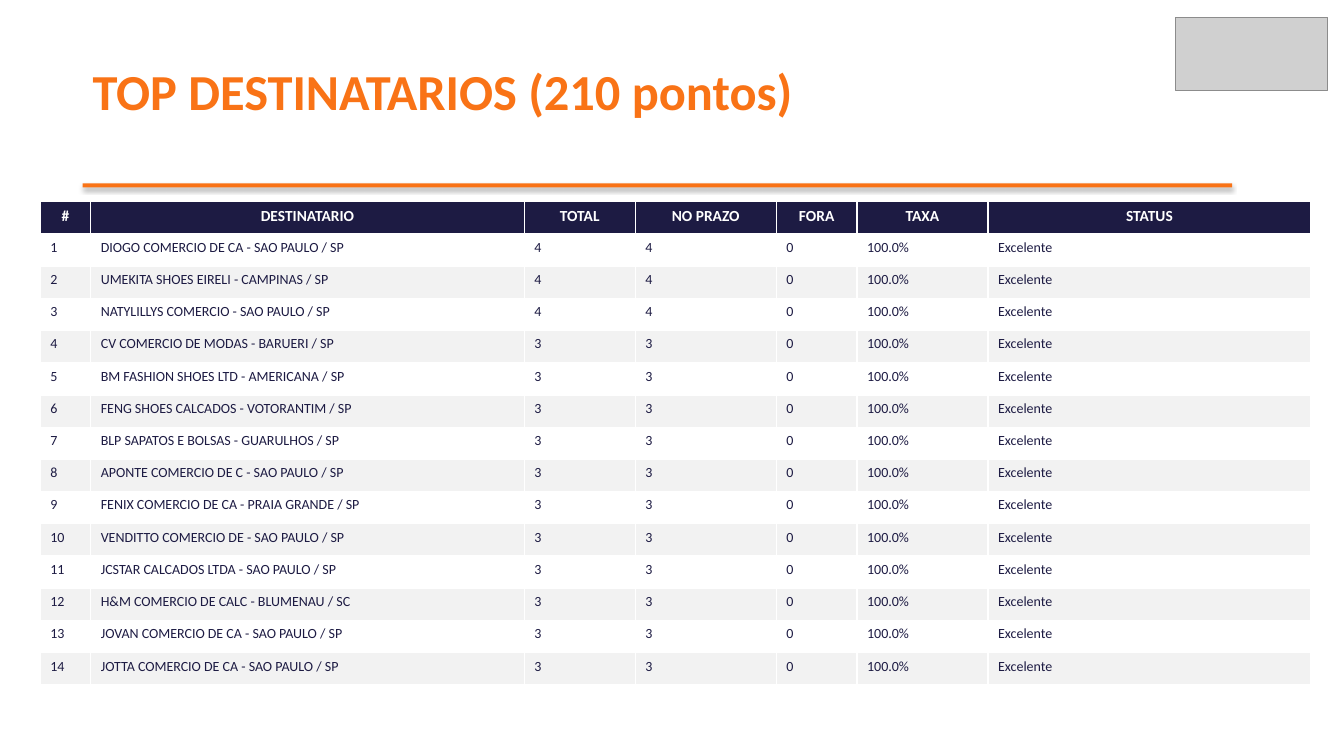
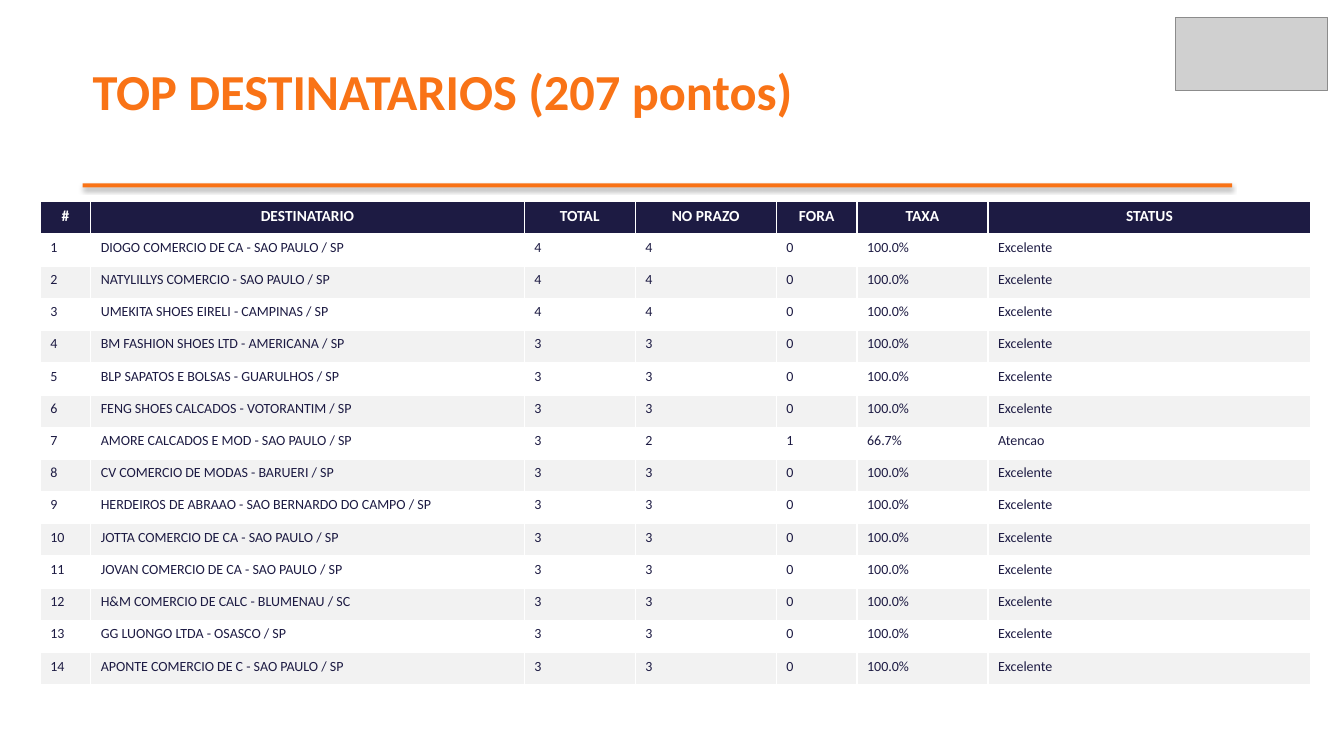
Before and after one commit to brendaelicia-sketch/PortoEX, a slide deck: slide 6 of SKO_COMERCIO_IMPORTACAO_E_EXP.pptx. Drawn at 1344x756 pixels with LibreOffice and Linux fonts; fonts in the diff are those of the drawing; grey boxes stand for pictures. Boxes give left, top, right and bottom in pixels: in the first picture for what was removed or moved away, otherwise in the second. Text is boxed around its words. In the diff, an @@ line names an element or a change of style, - is before the commit and + after.

```diff
--- a/SKO_COMERCIO_IMPORTACAO_E_EXP.pptx
+++ b/SKO_COMERCIO_IMPORTACAO_E_EXP.pptx
@@ text at (93,72,793,118): text changed @@
-TOP DESTINATARIOS (210 pontos)
+TOP DESTINATARIOS (207 pontos)
@@ table at (40,202,1311,686) @@
-row 3, column 2: UMEKITA SHOES EIRELI - CAMPINAS / SP
+row 3, column 2: NATYLILLYS COMERCIO - SAO PAULO / SP
-row 4, column 2: NATYLILLYS COMERCIO - SAO PAULO / SP
+row 4, column 2: UMEKITA SHOES EIRELI - CAMPINAS / SP
-row 5, column 2: CV COMERCIO DE MODAS - BARUERI / SP
+row 5, column 2: BM FASHION SHOES LTD - AMERICANA / SP
-row 6, column 2: BM FASHION SHOES LTD - AMERICANA / SP
+row 6, column 2: BLP SAPATOS E BOLSAS - GUARULHOS / SP
-row 8: 7 | BLP SAPATOS E BOLSAS - GUARULHOS / SP | 3 | 3 | 0 | 100.0% | Excelente
+row 8: 7 | AMORE CALCADOS E MOD - SAO PAULO / SP | 3 | 2 | 1 | 66.7% | Atencao
-row 9, column 2: APONTE COMERCIO DE C - SAO PAULO / SP
+row 9, column 2: CV COMERCIO DE MODAS - BARUERI / SP
-row 10, column 2: FENIX COMERCIO DE CA - PRAIA GRANDE / SP
+row 10, column 2: HERDEIROS DE ABRAAO - SAO BERNARDO DO CAMPO / SP
-row 11, column 2: VENDITTO COMERCIO DE - SAO PAULO / SP
+row 11, column 2: JOTTA COMERCIO DE CA - SAO PAULO / SP
-row 12, column 2: JCSTAR CALCADOS LTDA - SAO PAULO / SP
+row 12, column 2: JOVAN COMERCIO DE CA - SAO PAULO / SP
-row 14, column 2: JOVAN COMERCIO DE CA - SAO PAULO / SP
+row 14, column 2: GG LUONGO LTDA - OSASCO / SP
-row 15, column 2: JOTTA COMERCIO DE CA - SAO PAULO / SP
+row 15, column 2: APONTE COMERCIO DE C - SAO PAULO / SP
```
Also in this commit, not shown: 4 other slides changed, 21 other files.
